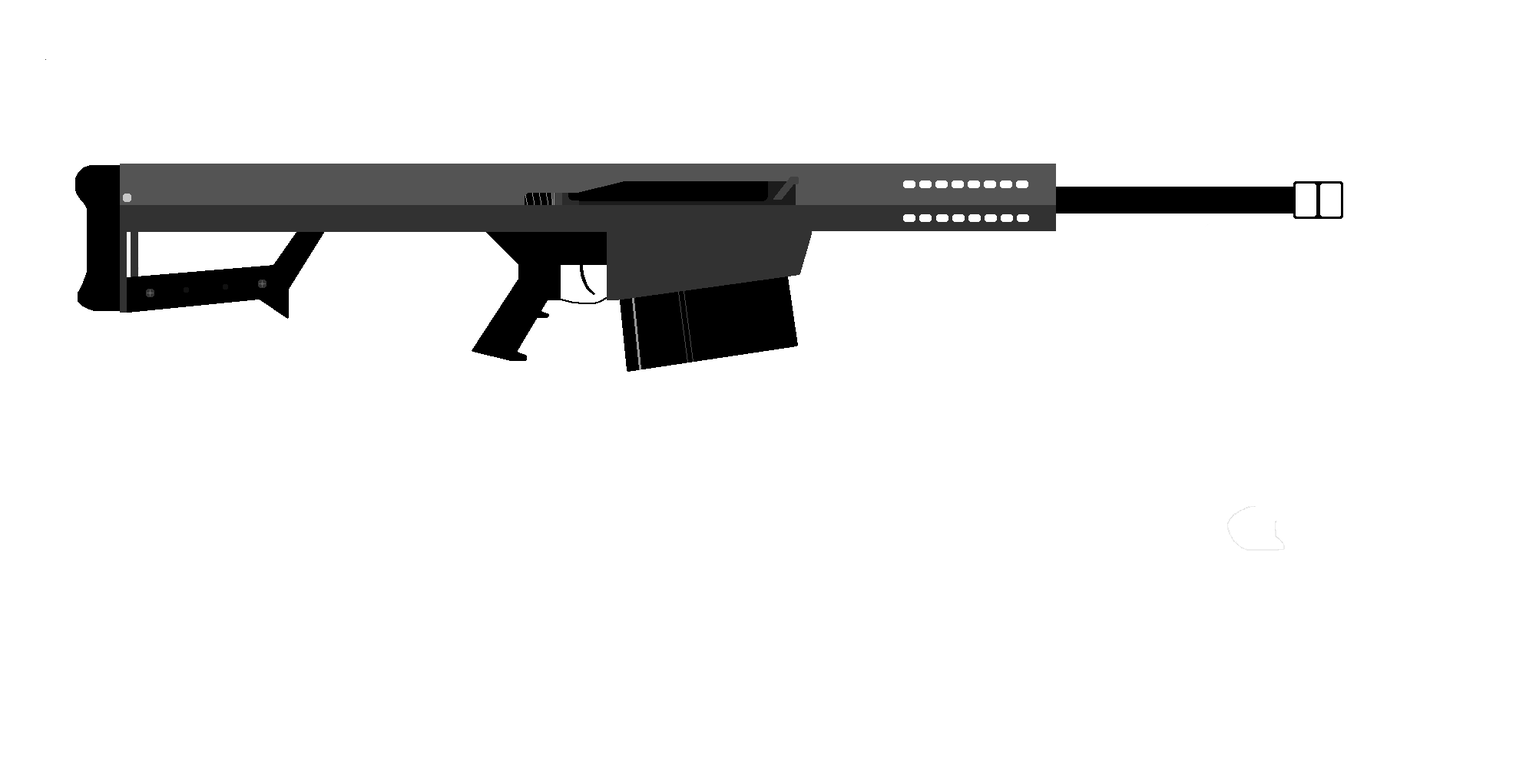
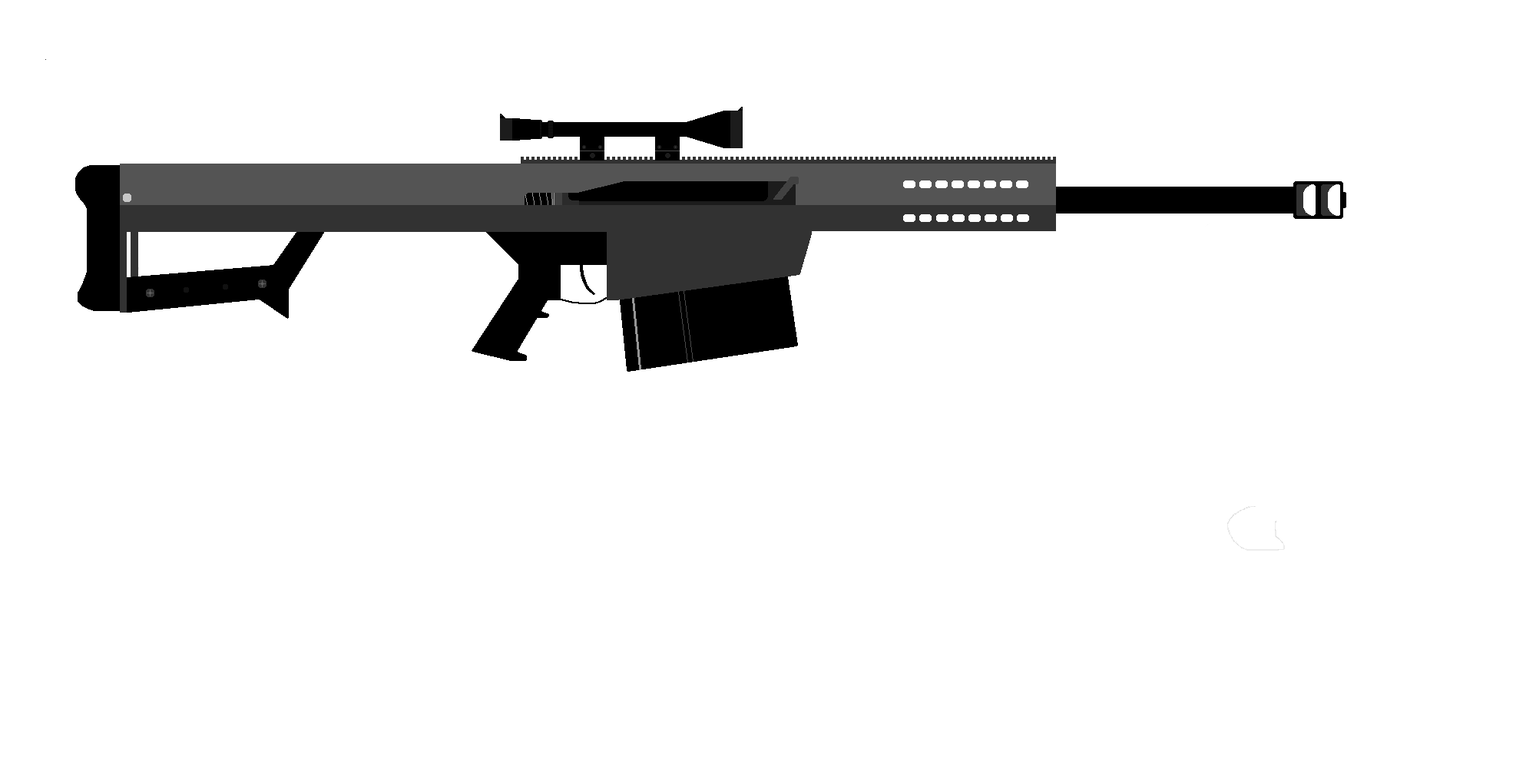
Before/after of a 1536 x 768 layered artwork. What changed in the layer stack:
painted on "Layer" over left=499, top=106, right=1347, bottom=217
